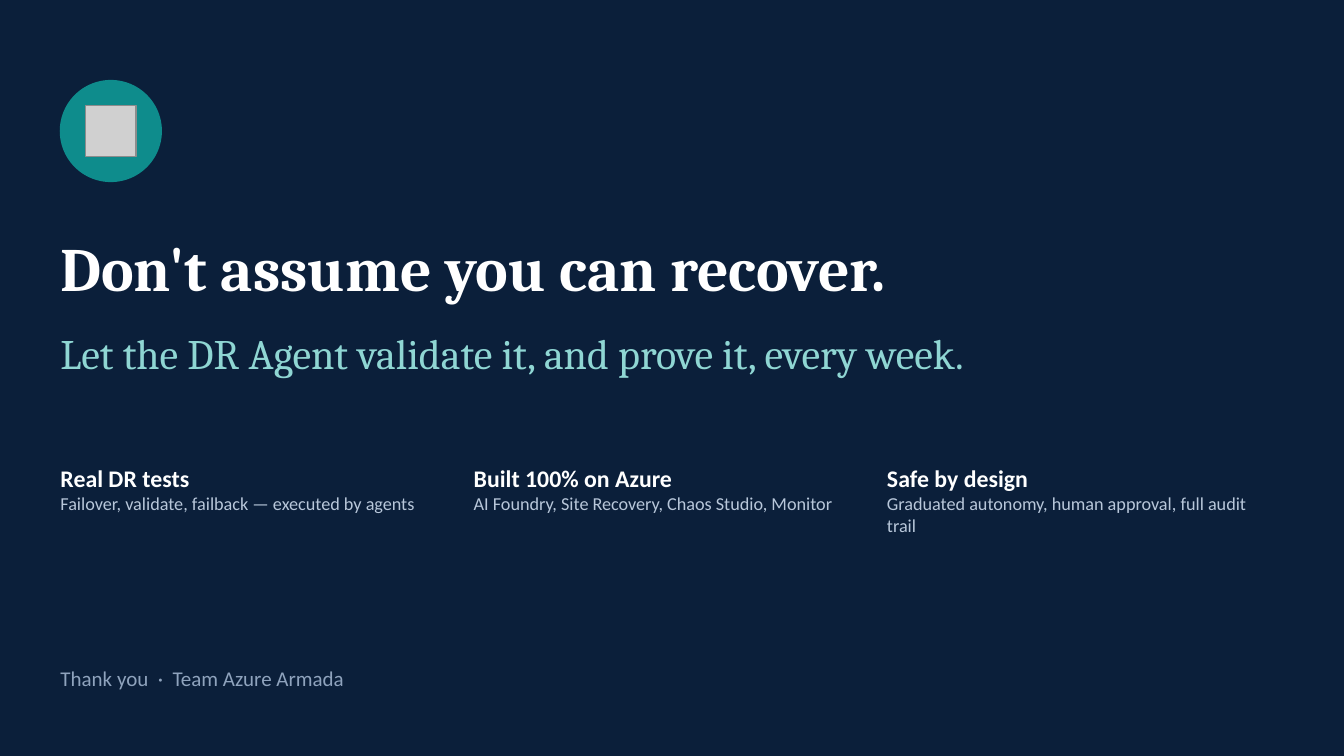
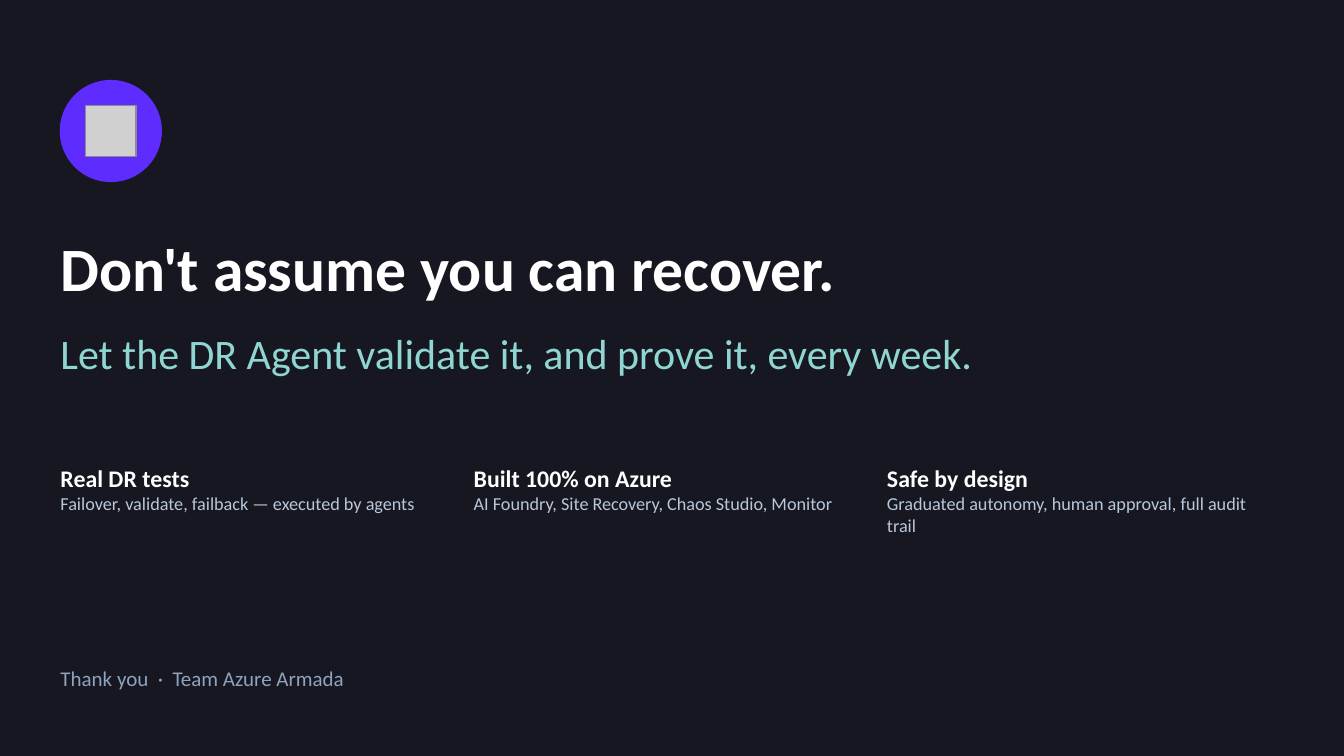
Before and after one commit to kishalr-virtusa/Azure-Armada, a slide deck: slide 15 of docs/deck/DR-Agent-Azure-Day-2026.pptx (slide 10 before the commit). Drawn at 1344x756 pixels with LibreOffice and Linux fonts; fonts in the diff are those of the drawing; grey boxes stand for pictures. Boxes give left, top, right and bottom in pixels: in the first picture for what was removed or moved away, otherwise in the second. Text is boxed around its words. In the diff, an @@ line names an element or a change of style, - is before the commit and + after.

```diff
--- a/docs/deck/DR-Agent-Azure-Day-2026.pptx
+++ b/docs/deck/DR-Agent-Azure-Day-2026.pptx
@@ background #0B1F3A to #171721 @@
@@ ellipse at box(60, 81, 161, 181): fill #0E8C8C to #5E2CFE; outline #0E8C8C 1 pt to #5E2CFE 1 pt @@
@@ text "Don't assume you can recover." at box(60, 249, 835, 301): font Cambria to Calibri @@
@@ text "Let the DR Agent validate ..." at box(60, 340, 972, 376): font Cambria to Calibri @@
```
Also in this commit, not shown: 8 other slides changed, 6 slides added, 1 slide removed, 4 other files.
